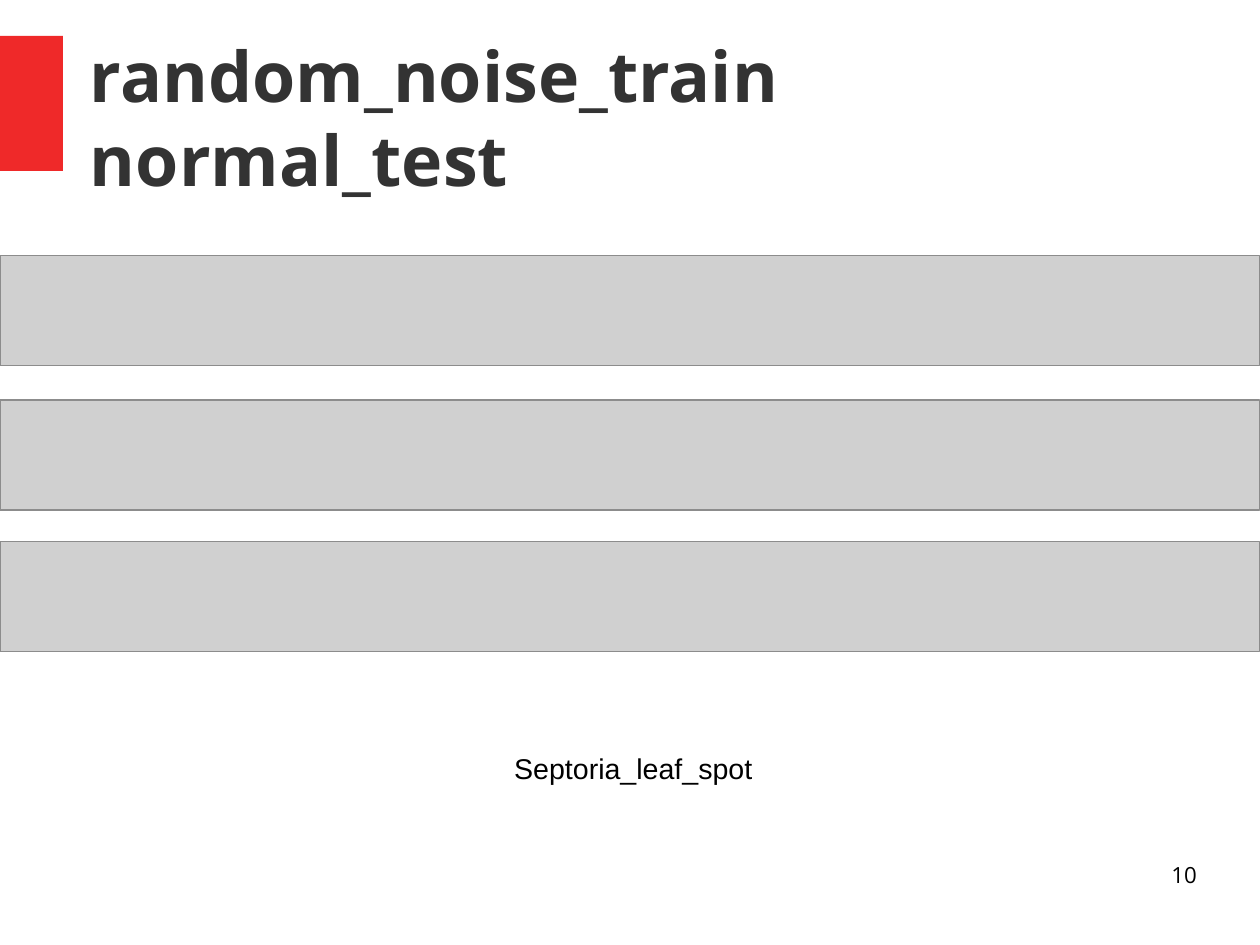
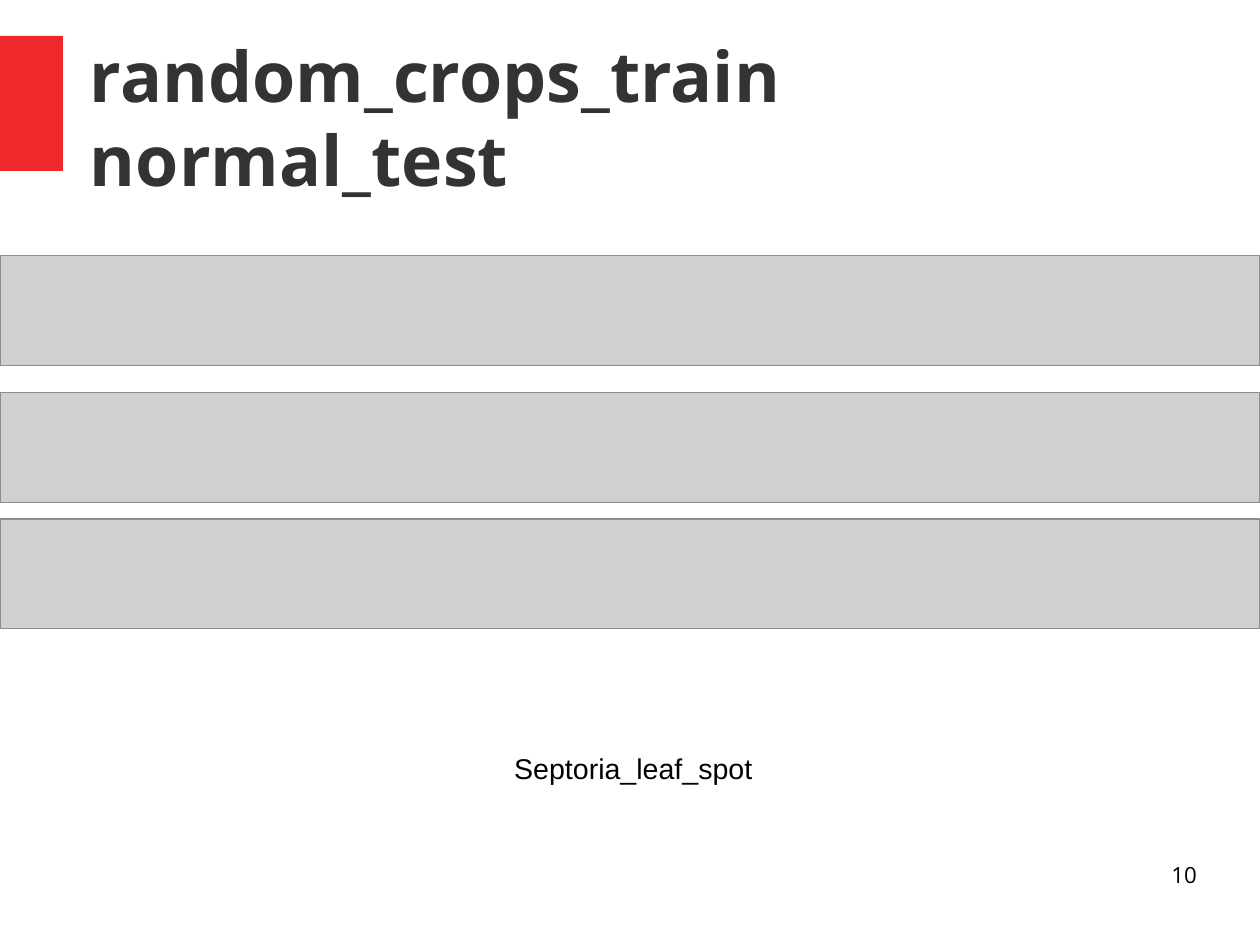
Before and after one commit to jarvis0/tomato-diseases, a slide deck: slide 10 of DL/model_evaluations/random_crops_train/random_crops_train.odp. Drawn at 1260x945 pixels with LibreOffice and Linux fonts; fonts in the diff are those of the drawing; grey boxes stand for pictures. Boxes give left, top, right and bottom in pixels: in the first picture for what was removed or moved away, otherwise in the second. Text is boxed around its words. In the diff, an @@ line names an element or a change of style, - is before the commit and + after.

```diff
--- a/DL/model_evaluations/random_crops_train/random_crops_train.odp
+++ b/DL/model_evaluations/random_crops_train/random_crops_train.odp
@@ title at box(90, 49, 780, 197): text changed @@
-random_noise_train
-normal_test
+random_crops_train
+normal_test
@@ picture: place and size @@
-picture at box(0, 400, 1260, 510)
+picture at box(0, 393, 1260, 503)
@@ picture: place and size @@
-picture at box(0, 542, 1260, 652)
+picture at box(0, 519, 1260, 629)
```
Also in this commit, not shown: 14 other slides changed, 34 other files.
